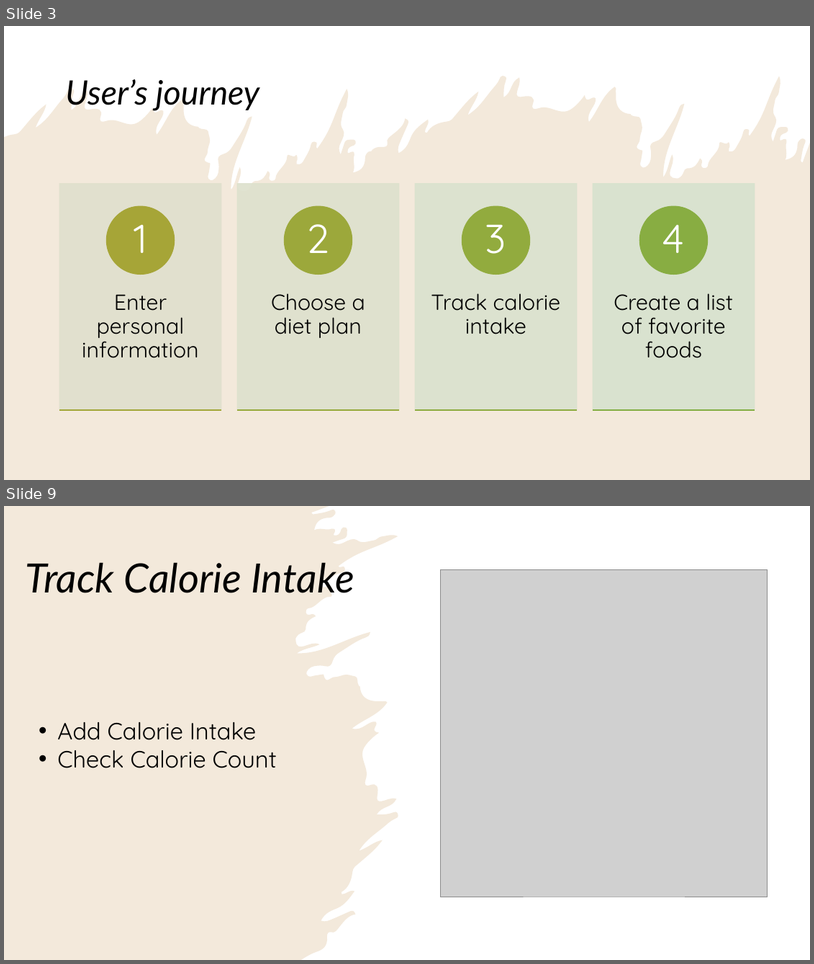
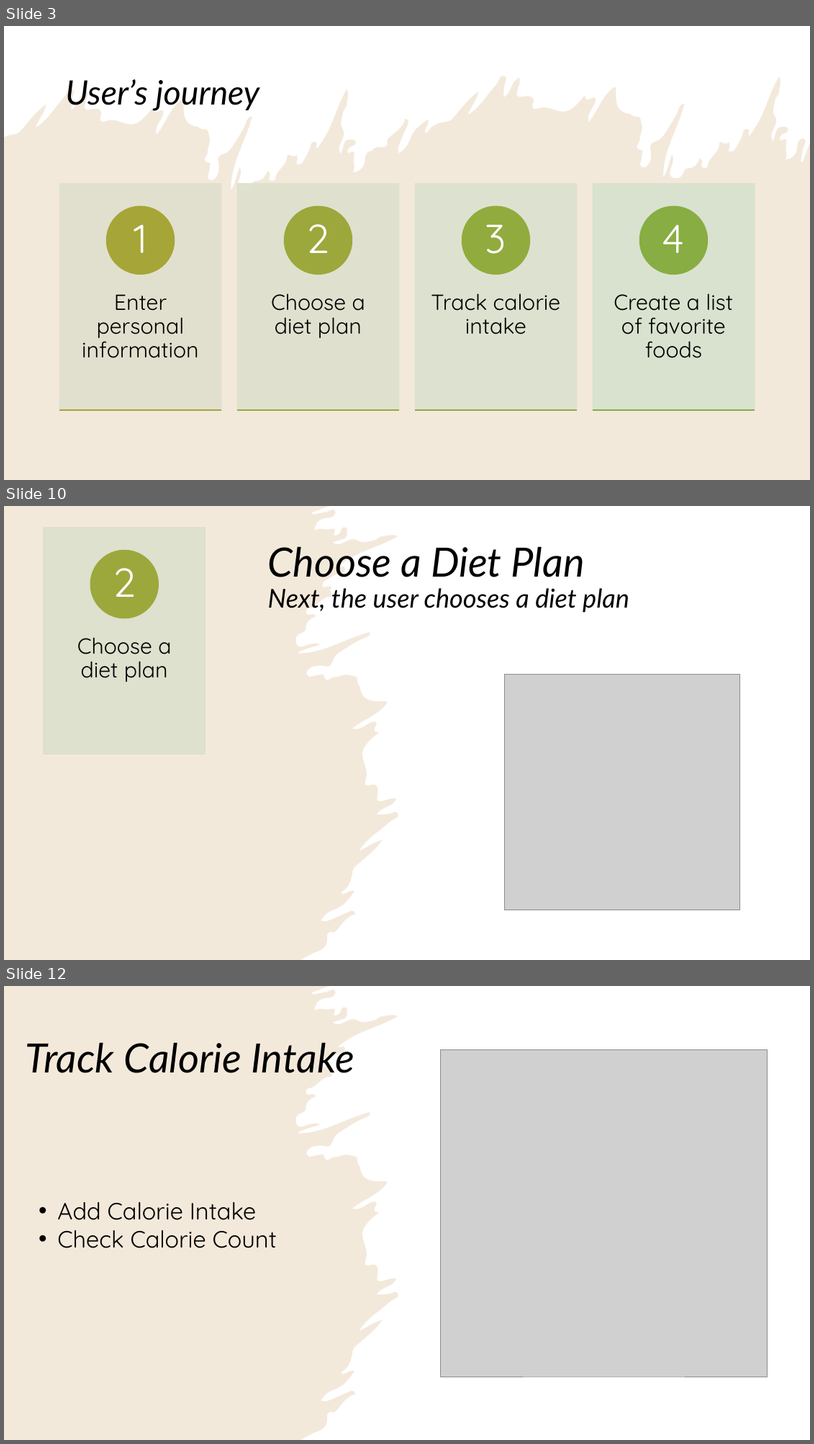
Before and after one commit to alizapeikes/DistributedSystem, a slide deck: About Calorie Counter.pptx. Shown one above the other, each under a label of ours: slides 3 and 9 before the commit, slides 3, 10 and 12 after it; the slides between them are not shown. The pictures are 814x964 and 814x1444 pixels, drawn with LibreOffice and Linux fonts; fonts in the diff are those of the drawing; grey boxes stand for pictures. Boxes give left, top, right and bottom in pixels: in the first picture for what was removed or moved away, otherwise in the second. Text is boxed around its words. In the diff, an @@ line names an element or a change of style, - is before the commit and + after.

```diff
--- a/About Calorie Counter.pptx
+++ b/About Calorie Counter.pptx
@@ slide 10 added at bbox=[4, 506, 810, 960], background #FFFFFF; not listed: 1 template element that a slide beside it also shows @@
@@ rectangle added at bbox=[4, 506, 810, 960], fill #FFFFFF @@
@@ freeform shape added at bbox=[4, 506, 399, 960], fill #C3914D at 20% opacity @@
@@ rectangle added at bbox=[44, 528, 206, 754], fill #DEE2CE at 90% opacity, outline #DEE2CE 1 pt @@
@@ title added at bbox=[268, 546, 630, 613], 31 pt, text #000000, italic @@
+Choose a Diet Plan
+Next, the user chooses a diet plan
@@ ellipse added at bbox=[90, 550, 158, 618], fill #9CA83B, outline #9CA83B 1 pt @@
@@ text added at bbox=[113, 568, 136, 597], 48 pt, text #FFFFFF @@
+2
@@ text added at bbox=[77, 637, 171, 682], 26 pt, text #000000 @@
+Choose a diet plan
@@ picture added at bbox=[505, 674, 741, 909] @@
@@ what was slide 9 is now slide 12 @@
```
Also in this commit, not shown: 4 slides changed, 3 other slides added, 1 slide removed.
